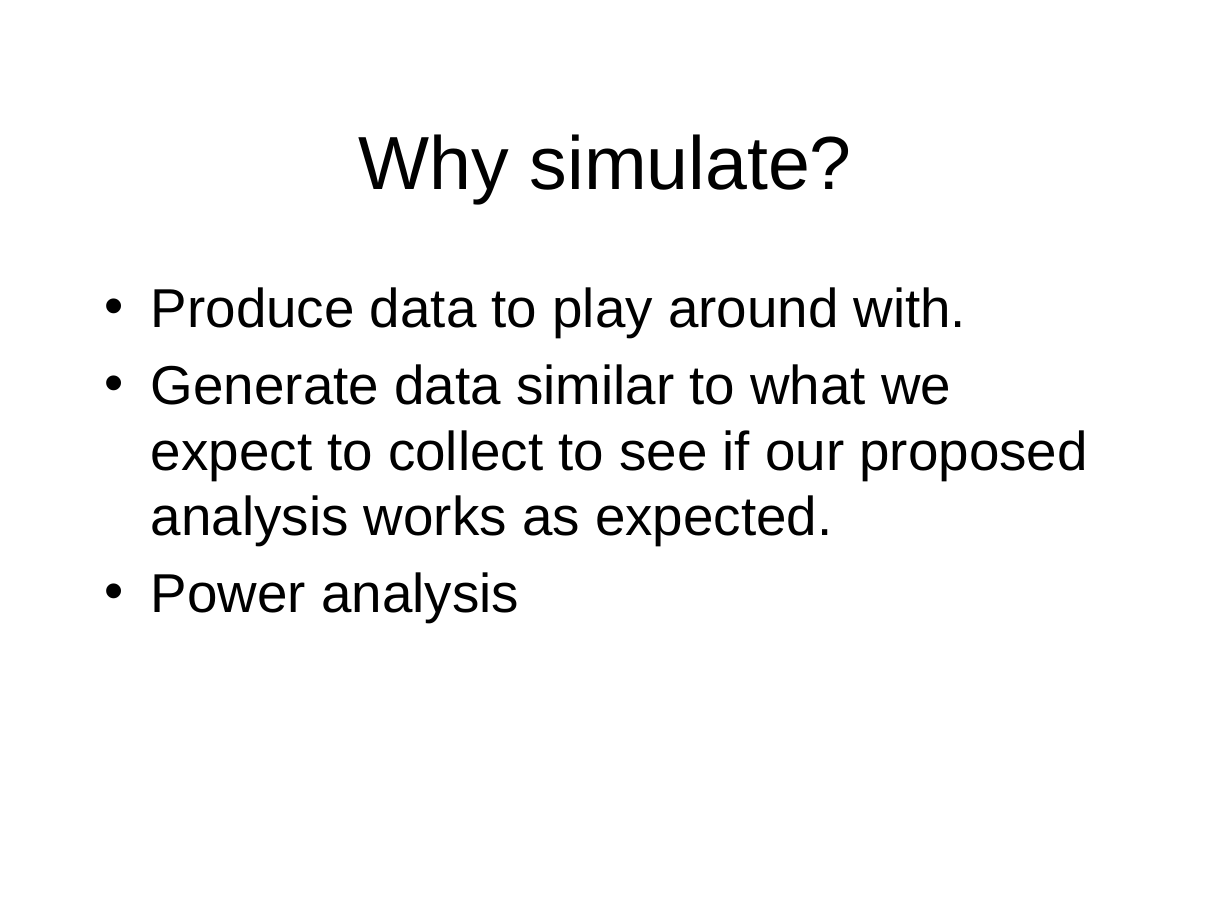
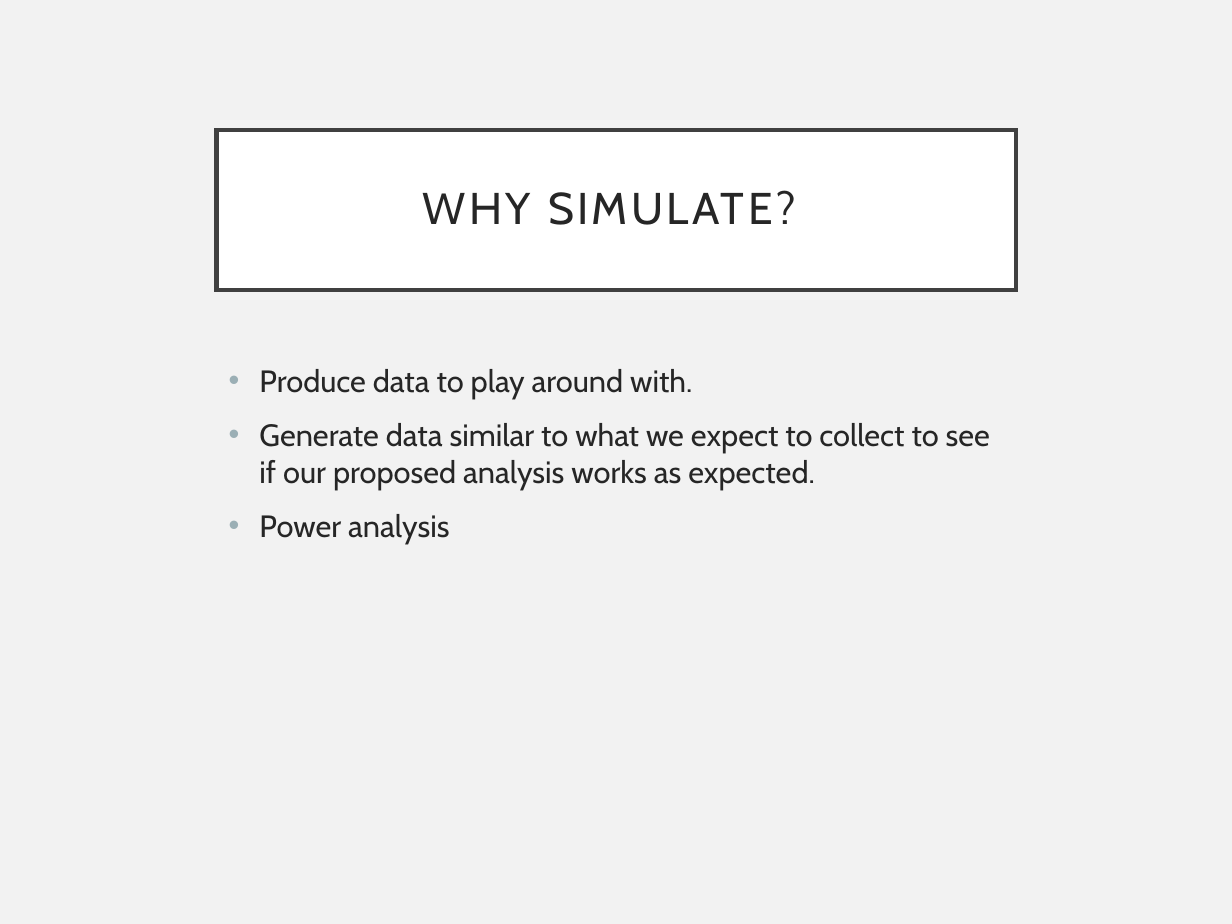
Before and after one commit to EEOB590A-Fall-2019/Course-Materials, a slide deck: slide 2 of 5. Simulating Data/SimulatingData.pptx. Drawn at 1232x924 pixels with LibreOffice and Linux fonts; fonts in the diff are those of the drawing. Boxes give left, top, right and bottom in pixels: in the first picture for what was removed or moved away, otherwise in the second. Text is boxed around its words. In the diff, an @@ line names an element or a change of style, - is before the commit and + after.

```diff
--- a/5. Simulating Data/SimulatingData.pptx
+++ b/5. Simulating Data/SimulatingData.pptx
@@ background #FFFFFF to #F2F2F2 @@
@@ title "WHY SIMULATE?": place and size @@
-title "WHY SIMULATE?" at [358, 134, 852, 203]
+title "WHY SIMULATE?" at [217, 129, 1016, 290]
@@ title "WHY SIMULATE?" at [217, 129, 1016, 290]: fill none to #FFFFFF; outline none to #404040 2.5 pt @@
@@ title at [423, 190, 796, 225]: text changed; size 44 to 26 pt; font Arial to Cabin; text colour #000000 to #262626 @@
-Why simulate?
+WHY SIMULATE?
@@ text "Produce data to play around ...": place and size @@
-text "Produce data to play around ..." at [151, 287, 1088, 622]
+text "Produce data to play around ..." at [259, 369, 990, 544]
@@ text "Produce data to play around ..." at [259, 369, 990, 544]: size 32 to 18 pt, font Arial to Cabin, text colour #000000 to #262626; indent changed; more space between paragraphs @@
```
Also in this commit, not shown: 11 other slides changed, 2 other files.
